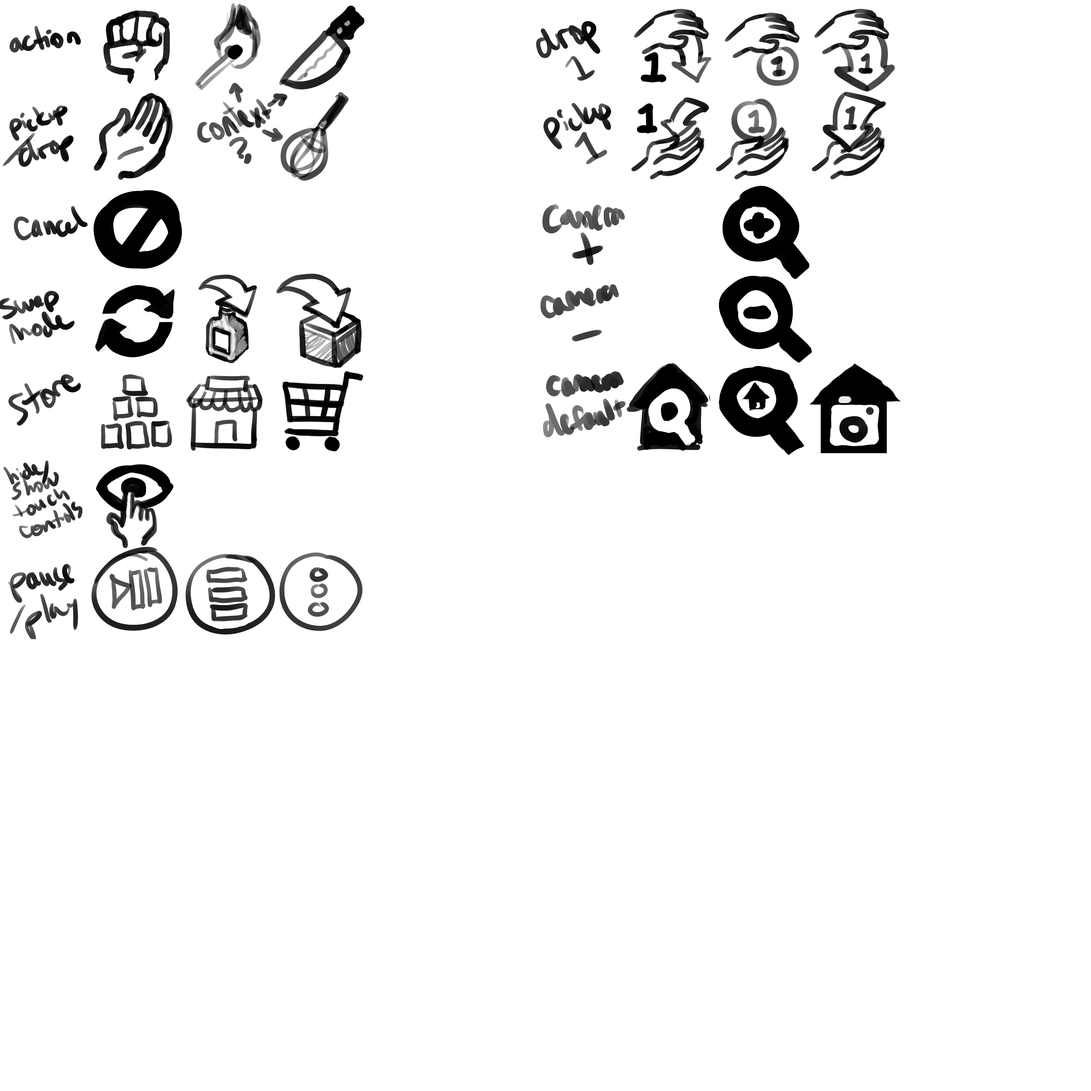
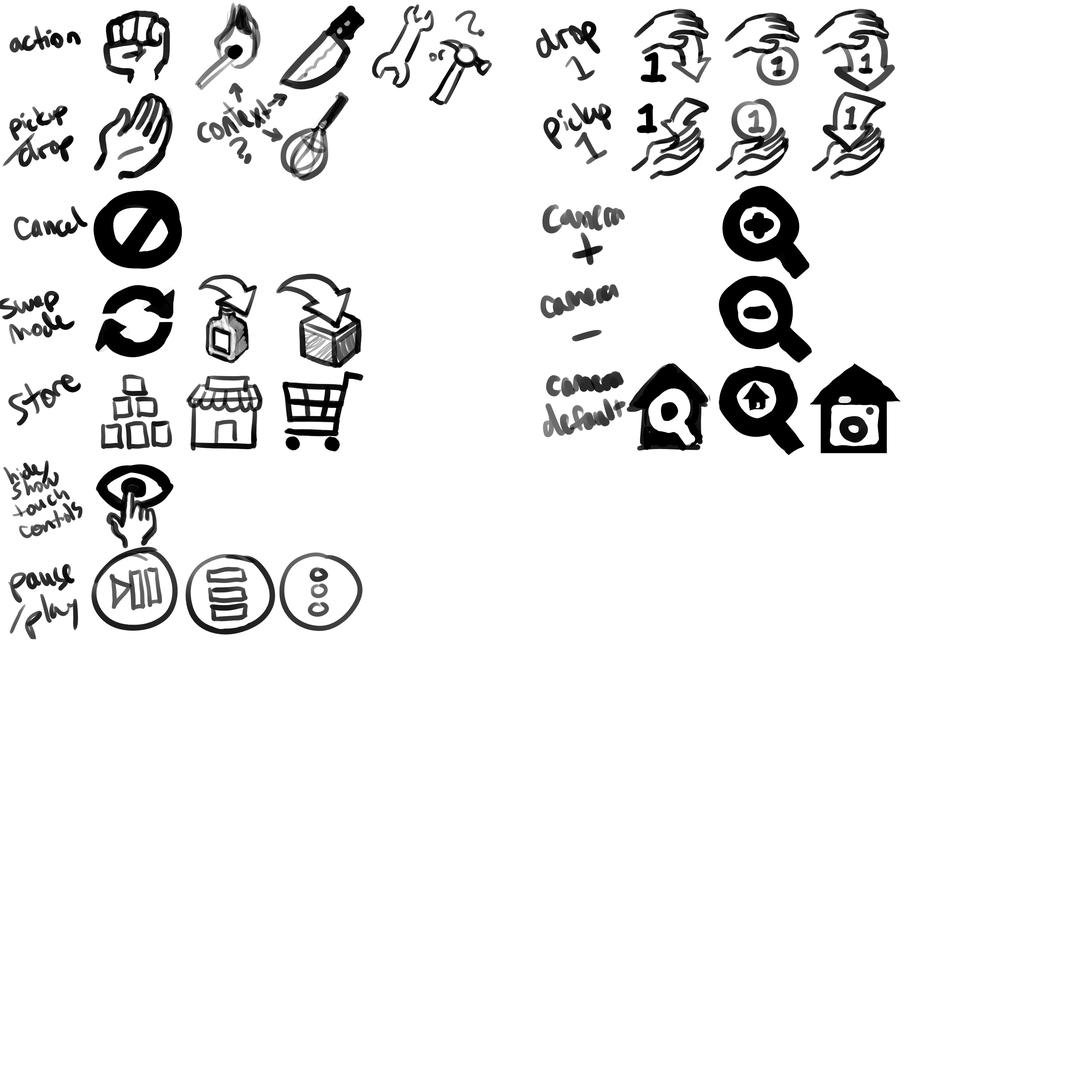
Before/after of a 1091px x 1091px layered artwork. What changed in the layer stack:
painted on "Paint Layer 2" over (372, 4, 493, 106)
